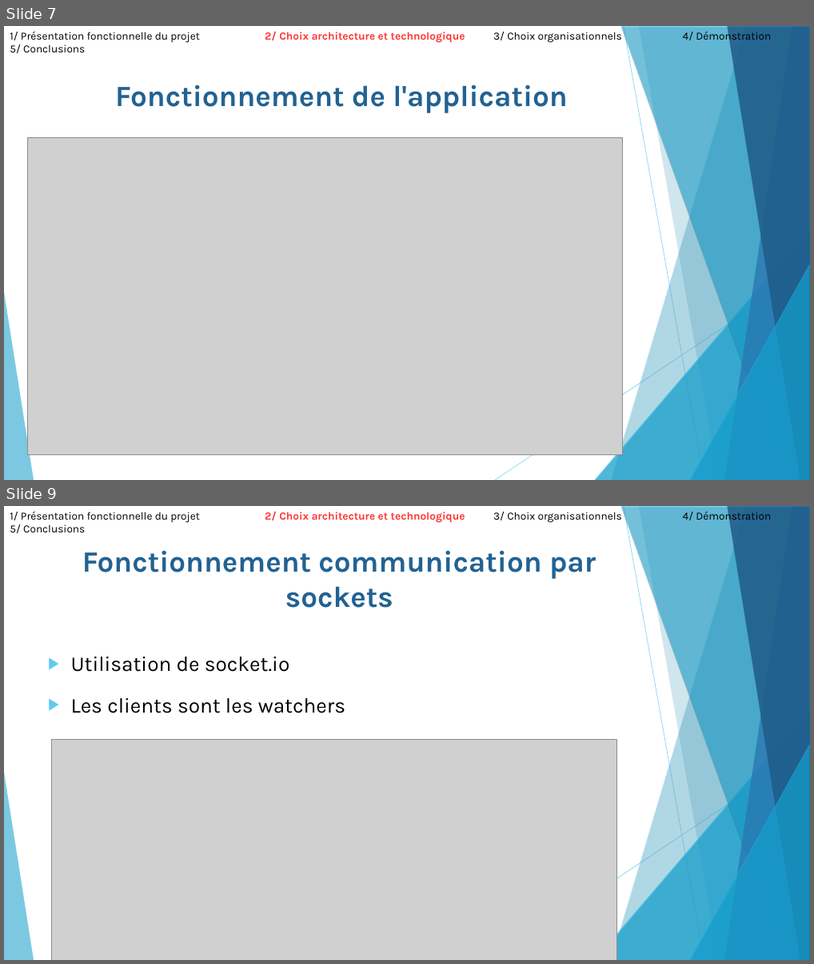
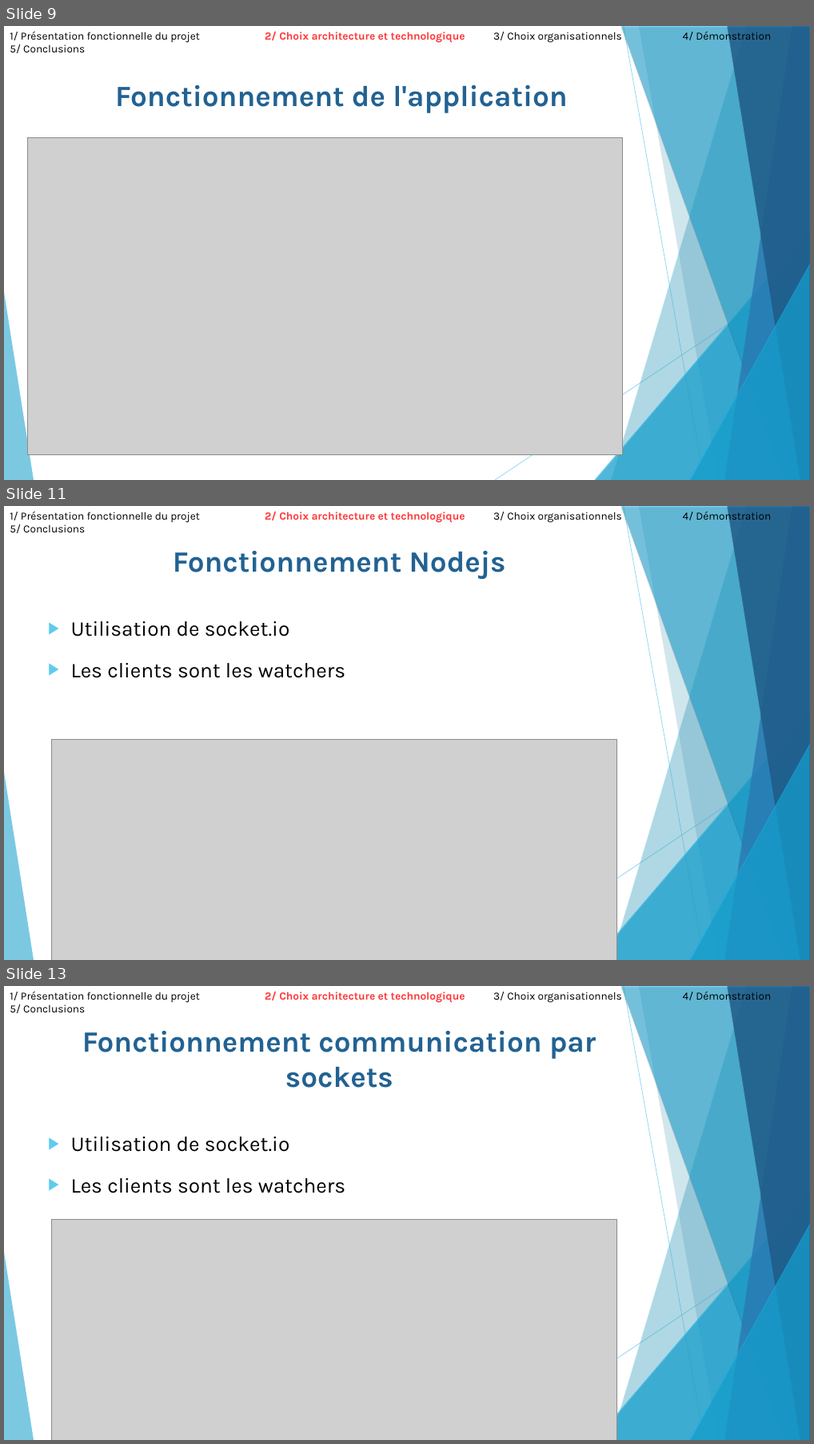
Before and after one commit to ComeBurguburu/AmbianceShowRoom, a slide deck: docs/Presentation orale.odp. Shown one above the other, each under a label of ours: slides 7 and 9 before the commit, slides 9, 11 and 13 after it; the slides between them are not shown. The pictures are 814x964 and 814x1444 pixels, drawn with LibreOffice and Linux fonts; fonts in the diff are those of the drawing; grey boxes stand for pictures. Boxes give left, top, right and bottom in pixels: in the first picture for what was removed or moved away, otherwise in the second. Text is boxed around its words. In the diff, an @@ line names an element or a change of style, - is before the commit and + after.

```diff
--- a/docs/Presentation orale.odp
+++ b/docs/Presentation orale.odp
@@ slide 11 added at (4,506,810,960), background #FFFFFF; not listed: 10 template elements that a slide beside it also shows @@
@@ text added at (10,509,771,523), 13 pt, text #000000 @@
+1/ Présentation fonctionnelle du projet 2/ Choix architecture et technologique 3/ Choix organisationnels 4/ Démonstration 5/ Conclusions
@@ text added at (71,551,506,678), 25 pt, text #000000 @@
+Fonctionnement Nodejs
+▶ Utilisation de socket.io
+▶ Les clients sont les watchers
@@ picture added at (52,740,617,960) @@
@@ what was slide 7 is now slide 9 @@
@@ what was slide 9 is now slide 13 @@
```
Also in this commit, not shown: 4 slides changed, 6 other slides added, 2 other files.
